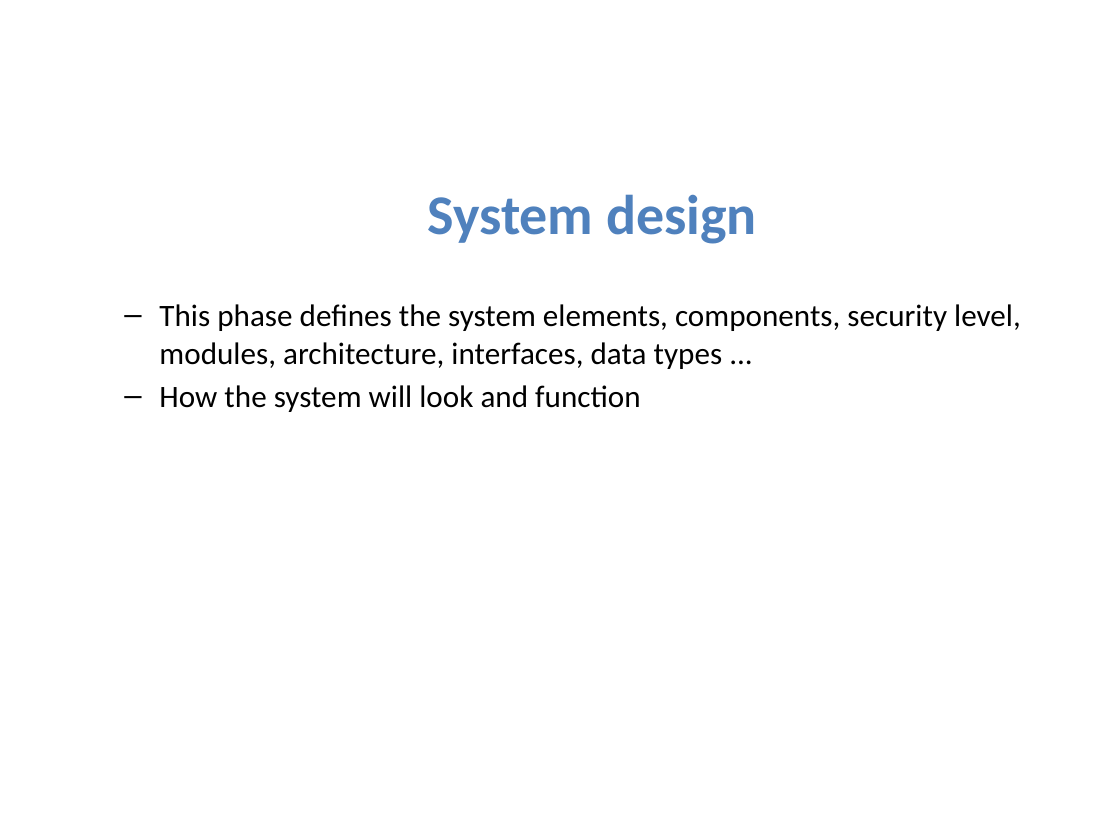
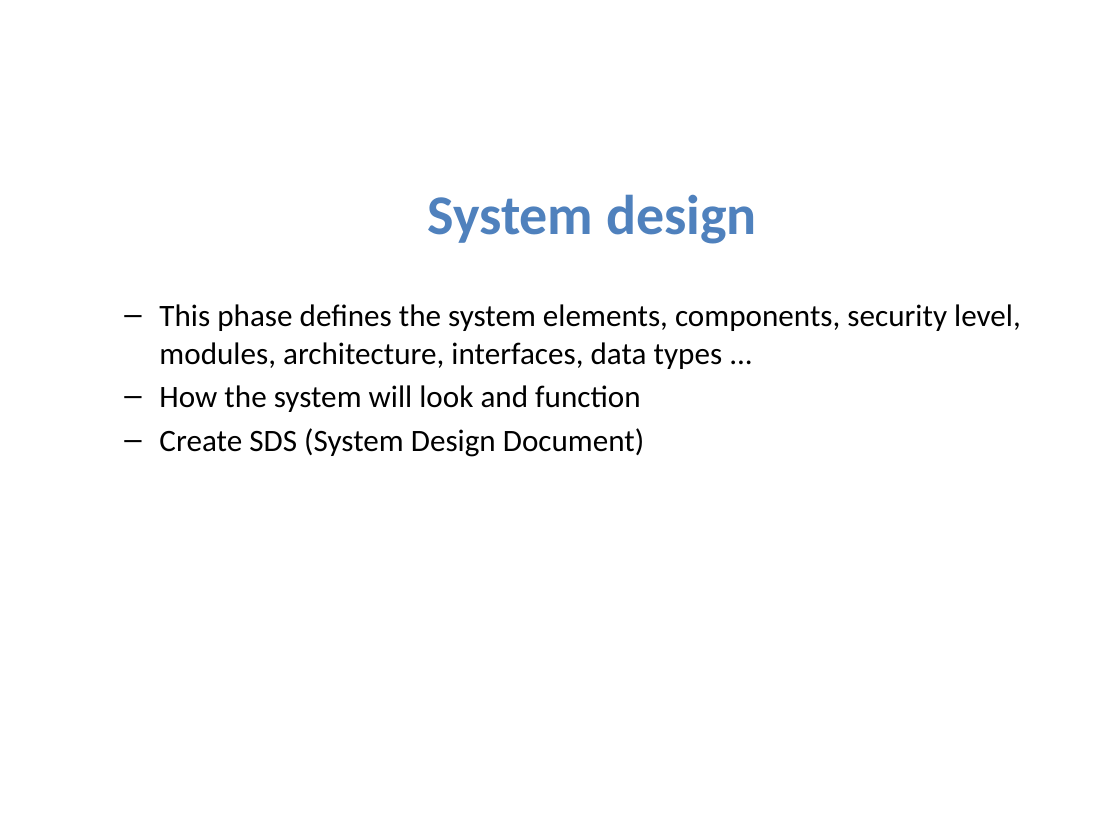
Before and after one commit to ydmytriv/matrix-junior, a slide deck: slide 6 of mentoring/SDLC.pptx. Drawn at 1120x840 pixels with LibreOffice and Linux fonts; fonts in the diff are those of the drawing. Boxes give left, top, right and bottom in pixels: in the first picture for what was removed or moved away, otherwise in the second. Text is boxed around its words. In the diff, an @@ line names an element or a change of style, - is before the commit and + after.

Commit message:
update presentation sdlc

```diff
--- a/mentoring/SDLC.pptx
+++ b/mentoring/SDLC.pptx
@@ text at <box>159,428,644,457</box>: paragraph added @@
+  – Create SDS (System Design Document)
```
Also in this commit, not shown: 1 other file.
